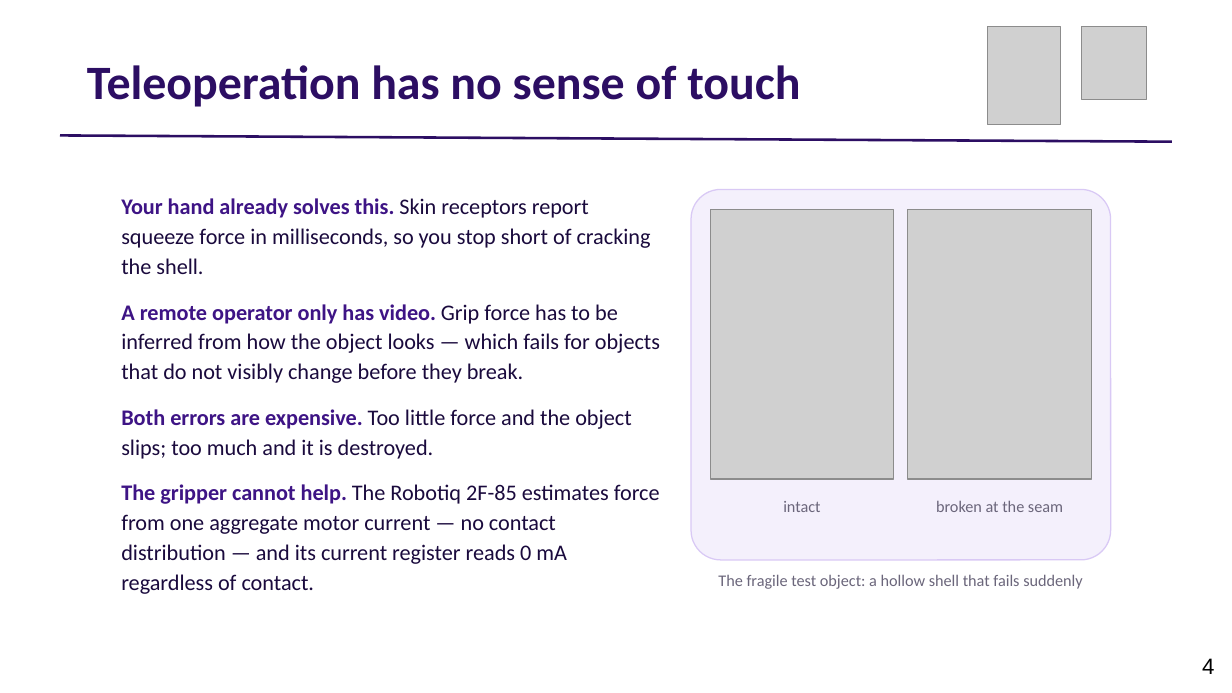
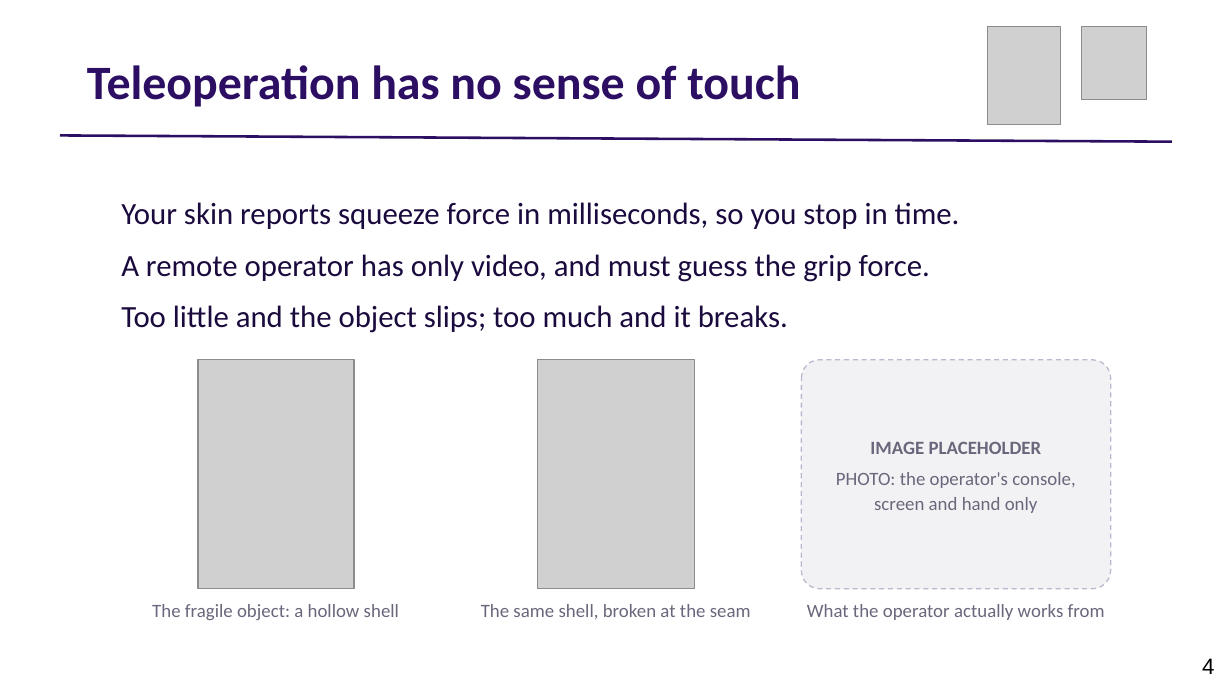
Before and after one commit to adibatic/gripper-haptic, a slide deck: slide 4 of thesis/presentation_slides.pptx. Drawn at 1232x693 pixels with LibreOffice and Linux fonts; fonts in the diff are those of the drawing; grey boxes stand for pictures. Boxes give left, top, right and bottom in pixels: in the first picture for what was removed or moved away, otherwise in the second. Text is boxed around its words. In the diff, an @@ line names an element or a change of style, - is before the commit and + after.

```diff
--- a/thesis/presentation_slides.pptx
+++ b/thesis/presentation_slides.pptx
@@ text at <box>121,202,960,333</box>: text changed; size 13 to 18 pt @@
-Your hand already solves this. Skin receptors report squeeze force in milliseconds, so you stop short of cracking the shell.
-A remote operator only has video. Grip force has to be inferred from how the object looks — which fails for objects that do not visibly change before they break.
-Both errors are expensive. Too little force and the object slips; too much and it is destroyed.
-The gripper cannot help. The Robotiq 2F-85 estimates force from one aggregate motor current — no contact distribution — and its current register reads 0 mA regardless of contact.
+Your skin reports squeeze force in milliseconds, so you stop in time.
+A remote operator has only video, and must guess the grip force.
+Too little and the object slips; too much and it breaks.
@@ rounded rectangle removed at <box>691,190,1111,561</box> @@
@@ picture: place and size @@
-picture at <box>710,209,893,479</box>
+picture at <box>198,360,355,589</box>
@@ picture: place and size @@
-picture at <box>908,209,1093,479</box>
+picture at <box>537,360,694,589</box>
@@ rounded rectangle added at <box>802,360,1111,589</box>, fill #F2F2F4, outline #BDB6CC 0.75 pt dashed @@
@@ text added at <box>836,441,1075,513</box>, 11 pt, text #6B667B @@
+IMAGE PLACEHOLDER
+PHOTO: the operator's console, screen and hand only
@@ text removed at <box>783,501,820,512</box> @@
-intact
@@ text at <box>152,604,399,620</box>: text changed; size 9.5 to 11 pt @@
-The fragile test object: a hollow shell that fails suddenly
+The fragile object: a hollow shell
@@ text at <box>481,604,751,619</box>: text changed; size 9.5 to 11 pt @@
-broken at the seam
+The same shell, broken at the seam
@@ text added at <box>807,604,1105,620</box>, 11 pt, text #6B667B @@
+What the operator actually works from
```
Also in this commit, not shown: 4 other slides changed, 11 slides added, 14 slides removed, 3 other files.
